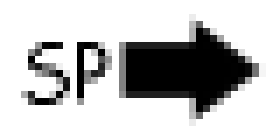
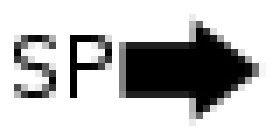
Comparing the layer stacks of the two 280px x 140px images. Changes:
painted on "SP" over [14,35,112,105]
